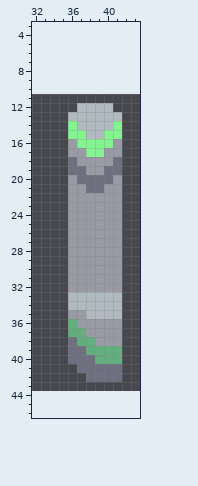
One commit to this pixel-art sprite: sprites/units/barrier-leg.png. That is the earlier state.
The file is 38x33 pixels. Shown: x 32..43, y 3..46. The old version is drawn lined up with the new one, on the new canvas.
Now the later version:
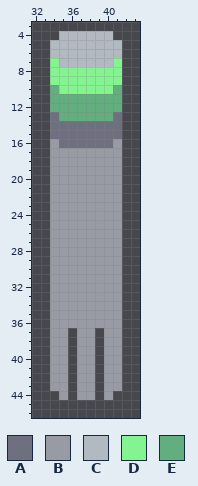
Palette (. is transparent): A #6e7080  B #989aa4  C #b0bac0  D #84f491  E #62ae7f
The edit:
canvas 38x33 -> 48x48, the old top-left corner now at 30,11 (the part of the old canvas that was cut away was empty and is not shown)
y 4: x 35..40 ...... -> CCCCCC
y 5..6: x 34..41 ........ -> CCCCCCCC
y 7: x 34..41 ........ -> DCCCCCCD
y 8..9: x 34..41 ........ -> DDDDDDDD
y 10: x 34..41 ........ -> EDDDDDDE
y 11: x 34..41 ........ -> EEEEEEEE
y 12: x 34..41 ...CCCC. -> EEEEEEEE
y 13: x 34..41 ..CCCCCC -> AEEEEEEA
y 14: x 34..41 ..DCCCCD -> AAAAAAAA
y 15: x 34..41 ..DDCCDD -> AAAAAAAA
y 16: x 34..40 ..BDDDD -> BAAAAAA
y 17: x 34..35 .. -> BB; x 38..39 DD -> BB
y 18: x 34..36 ..A -> BBB; x 41 A -> B
y 19: x 34..37 ..AA -> BBBB; x 40..41 AA -> BB
y 20: x 34..35 .. -> BB; x 37..40 AAAA -> BBBB
y 21: x 34..35 .. -> BB; x 38..39 AA -> BB
y 22..32: x 34..35 .. -> BB
y 33..34: x 34..41 ..CCCCCC -> BBBBBBBB
y 35: x 34..35 .. -> BB; x 38..41 CCCC -> BBBB
y 36: x 34..36 ..E -> BBB
y 37: x 34..37 ..EE -> BB.B; x 39 B -> .
y 38: x 34..39 ..AEEB -> BB.BB.
y 39: x 34..41 ..AAEEEE -> BB.BB.BB
y 40: x 34..41 ..AAAEEE -> BB.BB.BB
y 41: x 34..35 .. -> BB; x 37..41 AAAAA -> BB.BB
y 42: x 34..35 .. -> BB; x 37..41 .AAAA -> BB.BB
y 43: x 34..35 .. -> BB; x 37..38 .. -> BB; x 40..41 .. -> BB
y 44: x 35 . -> B; x 37..38 .. -> BB; x 40 . -> B
Pixel boxes of the changes (left, top, right, bottom) in both pictures:
changed: (50, 31, 122, 400)
